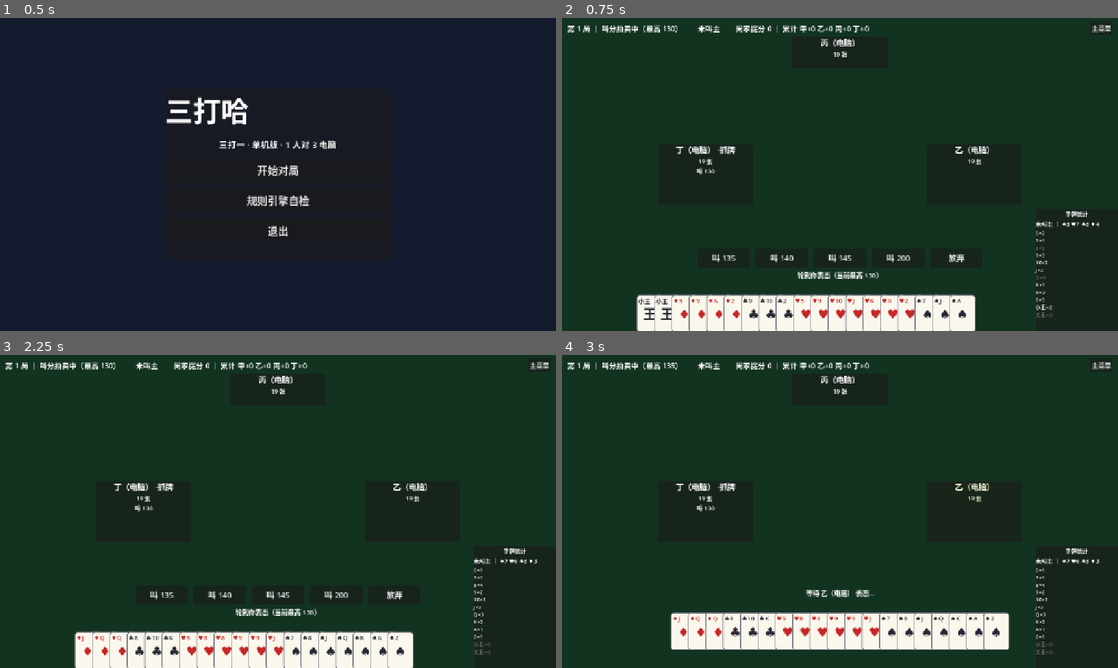
Above: before the commit, frames 1-4 (two rows, left to right).
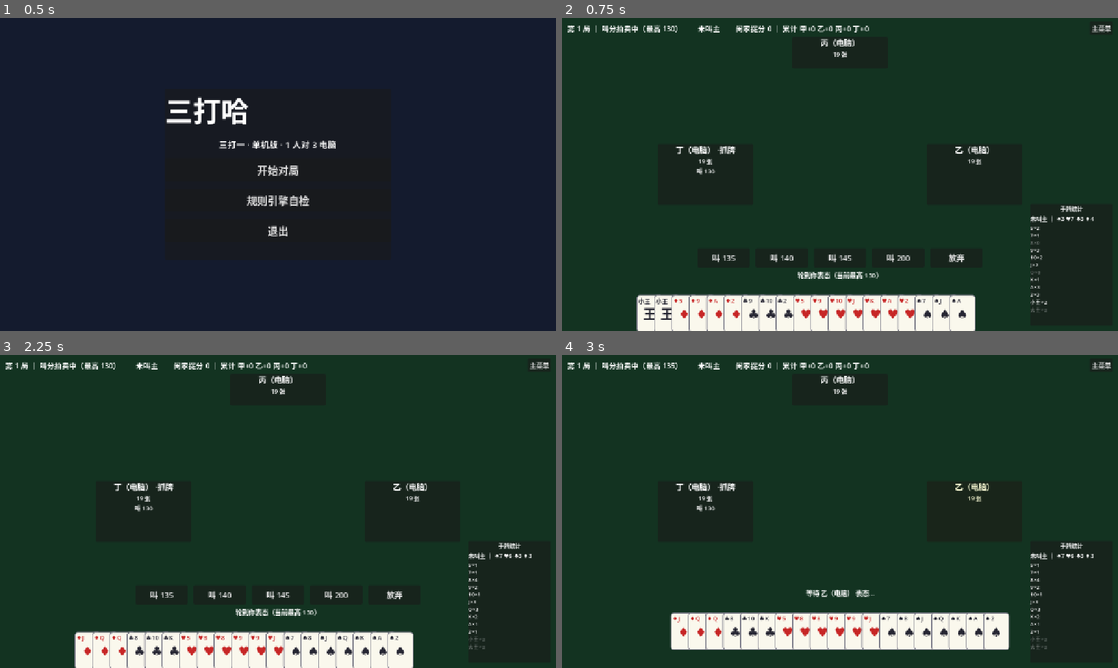
Above: after the commit, the same moments.

Repository: longy1/three-beat-one
Game: Godot game, scene res://scenes/main_menu.tscn
The game is run twice, just before and just after one commit, with the same random seed, the same clock (stepped at 60 frames per second) and the same inputs.
Inputs:
- Up to frame 1 (0.5 s): no input
- Up to frame 2 (0.75 s): click "开始对局" at 0.5 s
- Up to frame 3 (2.25 s): click "主菜单" at 1.25 s; click "开始对局" at 2 s
- Up to frame 4 (3 s): click "叫 135" at 2.75 s

Frame 1 is identical in both runs. In frame 2, 0.6% of the frame differs, in the area x 84-97%, y 60-96%; in frame 3, 0.6%; in frame 4, 0.6%.

Commit message:
ui: 统计面板与窗口边缘恢复 12px 间隔，与顶栏/底栏边距一致

Diff:
--- a/scenes/game_table.tscn
+++ b/scenes/game_table.tscn
@@ -267,8 +267,10 @@
 anchor_top = 1.0
 anchor_right = 1.0
 anchor_bottom = 1.0
-offset_left = -190.0
-offset_top = -280.0
+offset_left = -202.0
+offset_top = -292.0
+offset_right = -12.0
+offset_bottom = -12.0
 grow_horizontal = 0
 grow_vertical = 0
 mouse_filter = 2
